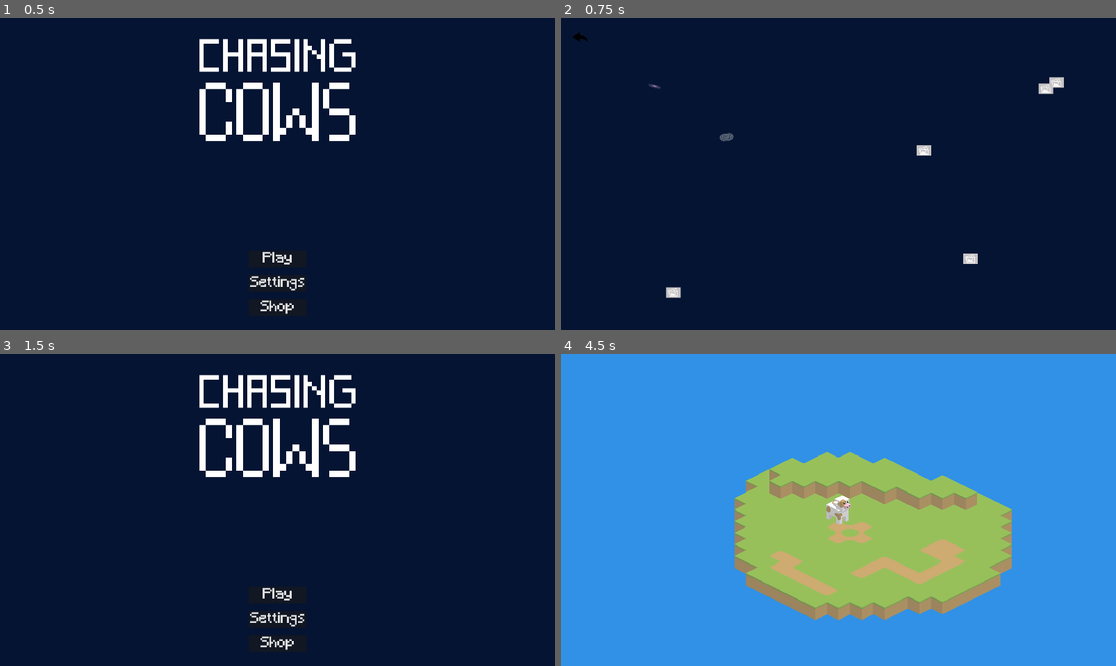
Above: before the commit, frames 1-4 (two rows, left to right).
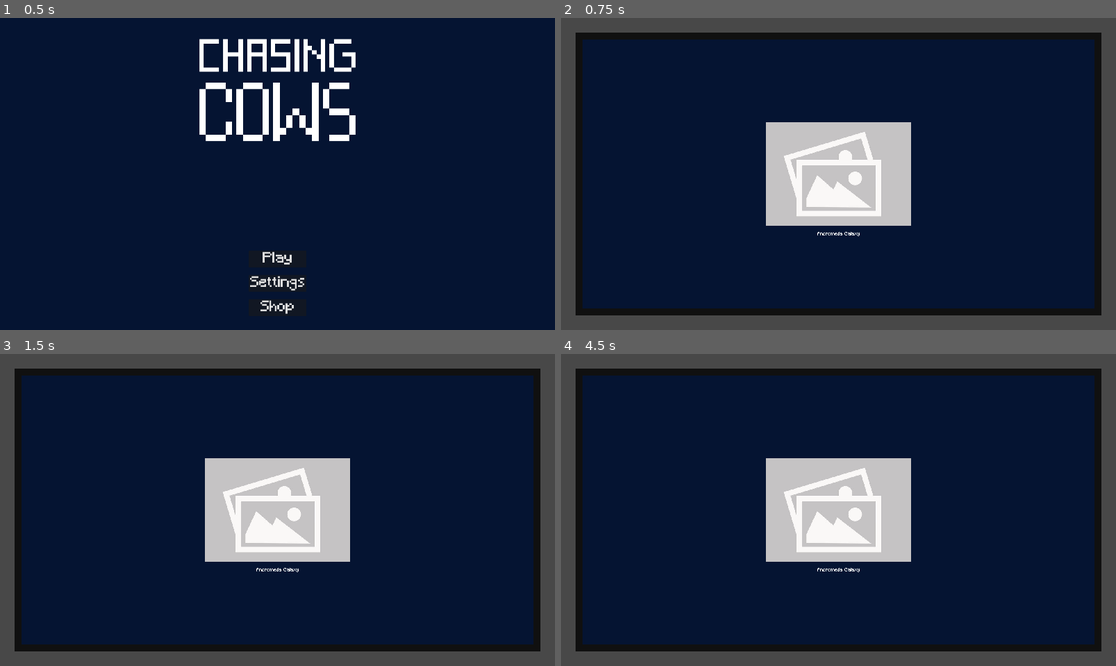
Above: after the commit, the same moments.

Repository: k4444th/ChasingCows
Game: Godot game, scene res://Scenes/main_menu.tscn
Two runs of this game, one before a commit and one after it. Both use one fixed random seed, a clock stepped at 60 frames per second and the inputs below.
Inputs (mouse positions are in pixels of both pictures, inside the frame that each line leads up to; where the layout moved, square brackets give the same spot in the first picture):
- Up to frame 1 (0.5 s): no input
- Up to frame 2 (0.75 s): click "Play" at 0.5 s
- Up to frame 3 (1.5 s): click (16, 372) at 1.27 s
- Up to frame 4 (4.5 s): click (838, 510) at 2.02 s; click (838, 594) at 2.75 s, where only the run before the commit has a clickable "Play"; click (838, 510) [655, 422] at 3.5 s; click (605, 441) at 4.27 s

Frame 1 is identical in both runs. In frame 2, 30% of the frame differs, in the area x 0-100%, y 0-100%; in frame 3, 32%; in frame 4, 100%.

Commit message:
New Galaxy Menu Basics

Diff:
--- a/Scenes/camera.gd
+++ b/Scenes/camera.gd
@@ -1,16 +1,20 @@
 extends Camera2D
 
 var inputDirection := Vector2(0, 0)
+var galaxyIndex = 0
+var galaxyCount = 3
 
-@export var speed: int = 50
+@export var transitionSpeed: float = 1.5
 
 func _process(_delta: float) -> void:
-	getKeyboardInputs()
-	moveCamera()
+	if Input.is_action_just_released("Right") and galaxyIndex < galaxyCount - 1:
+		var newPosition = position + Vector2(1920 * 2, 0)
+		var tween = get_tree().create_tween()
+		tween.tween_property(self, "position", newPosition, transitionSpeed).set_trans(Tween.TRANS_QUAD)
+		galaxyIndex += 1
 
-func getKeyboardInputs():
-	inputDirection.x = Input.get_axis("Left", "Right")
-	inputDirection.y = Input.get_axis("Up", "Down")
-
-func moveCamera():
-	position += inputDirection * speed
+	elif Input.is_action_just_released("Left") and galaxyIndex > 0:
+		var newPosition = position - Vector2(1920 * 2, 0)
+		var tween = get_tree().create_tween()
+		tween.tween_property(self, "position", newPosition, transitionSpeed).set_trans(Tween.TRANS_QUAD)
+		galaxyIndex -= 1
--- /dev/null
+++ b/Scenes/choose_destination.gd
@@ -0,0 +1,11 @@
+extends Node2D
+
+
+func _on_andromeda_button_pressed() -> void:
+	print("Andromeda Galaxy Button Pressed")
+
+func _on_milky_way_button_pressed() -> void:
+	get_tree().change_scene_to_file("res://Scenes/level.tscn")
+
+func _on_some_galaxy_button_pressed() -> void:
+	print("Some Galaxy Button Pressed")
--- /dev/null
+++ b/Scenes/choose_destination.tscn
@@ -0,0 +1,197 @@
+[gd_scene load_steps=5 format=3 uid="uid://dwlwcbtpff7op"]
+
+[ext_resource type="PackedScene" uid="uid://b3d7kglh0ux62" path="res://Scenes/camera.tscn" id="1_b75bk"]
+[ext_resource type="Script" uid="uid://dhtenvsyvyyff" path="res://Scenes/choose_destination.gd" id="1_e68r7"]
+[ext_resource type="Texture2D" uid="uid://c7jpntuat4v6b" path="res://Graphics/General/Placeholder.png" id="1_ur3en"]
+[ext_resource type="FontFile" uid="uid://duag8pn7aovn1" path="res://Fonts/pixelFont.ttf" id="4_e42j6"]
+
+[node name="ChooseDestination" type="Node2D"]
+script = ExtResource("1_e68r7")
+
+[node name="Camera" parent="." instance=ExtResource("1_b75bk")]
+
+[node name="Canvas" type="CanvasLayer" parent="."]
+layer = -2
+
+[node name="Background" type="ColorRect" parent="Canvas"]
+anchors_preset = 15
+anchor_right = 1.0
+anchor_bottom = 1.0
+grow_horizontal = 2
+grow_vertical = 2
+color = Color(0.0196078, 0.0784314, 0.196078, 1)
+
+[node name="Monitor" type="Node" parent="."]
+
+[node name="MonitorInner" type="CanvasLayer" parent="Monitor"]
+layer = 10
+
+[node name="Right" type="ColorRect" parent="Monitor/MonitorInner"]
+custom_minimum_size = Vector2(75, 0)
+anchors_preset = 11
+anchor_left = 1.0
+anchor_right = 1.0
+anchor_bottom = 1.0
+offset_left = -50.0
+grow_horizontal = 0
+grow_vertical = 2
+color = Color(0.0627451, 0.0627451, 0.0627451, 1)
+
+[node name="Left" type="ColorRect" parent="Monitor/MonitorInner"]
+custom_minimum_size = Vector2(75, 0)
+anchors_preset = 9
+anchor_bottom = 1.0
+offset_right = 50.0
+grow_vertical = 2
+color = Color(0.0627451, 0.0627451, 0.0627451, 1)
+
+[node name="Top" type="ColorRect" parent="Monitor/MonitorInner"]
+custom_minimum_size = Vector2(0, 75)
+anchors_preset = 10
+anchor_right = 1.0
+offset_bottom = 50.0
+grow_horizontal = 2
+color = Color(0.0627451, 0.0627451, 0.0627451, 1)
+
+[node name="Bottom" type="ColorRect" parent="Monitor/MonitorInner"]
+custom_minimum_size = Vector2(0, 75)
+anchors_preset = 12
+anchor_top = 1.0
+anchor_right = 1.0
+anchor_bottom = 1.0
+offset_top = -50.0
+grow_horizontal = 2
+grow_vertical = 0
+color = Color(0.0627451, 0.0627451, 0.0627451, 1)
+
+[node name="MonitorOuter" type="CanvasLayer" parent="Monitor"]
+layer = 10
+
+[node name="Right" type="ColorRect" parent="Monitor/MonitorOuter"]
+custom_minimum_size = Vector2(50, 0)
+anchors_preset = 11
+anchor_left = 1.0
+anchor_right = 1.0
+anchor_bottom = 1.0
+offset_left = -50.0
+grow_horizontal = 0
+grow_vertical = 2
+color = Color(0.281187, 0.281187, 0.281187, 1)
+
+[node name="Left" type="ColorRect" parent="Monitor/MonitorOuter"]
+custom_minimum_size = Vector2(50, 0)
+anchors_preset = 9
+anchor_bottom = 1.0
+offset_right = 50.0
+grow_vertical = 2
+color = Color(0.282353, 0.282353, 0.282353, 1)
+
+[node name="Top" type="ColorRect" parent="Monitor/MonitorOuter"]
+custom_minimum_size = Vector2(0, 50)
+anchors_preset = 10
+anchor_right = 1.0
+offset_bottom = 50.0
+grow_horizontal = 2
+color = Color(0.282353, 0.282353, 0.282353, 1)
+
+[node name="Bottom" type="ColorRect" parent="Monitor/MonitorOuter"]
+custom_minimum_size = Vector2(0, 50)
+anchors_preset = 12
+anchor_top = 1.0
+anchor_right = 1.0
+anchor_bottom = 1.0
+offset_top = -50.0
+grow_horizontal = 2
+grow_vertical = 0
+color = Color(0.282353, 0.282353, 0.282353, 1)
+
+[node name="AndromedaButton" type="TextureButton" parent="."]
+anchors_preset = 8
+anchor_left = 0.5
+anchor_top = 0.5
+anchor_right = 0.5
+anchor_bottom = 0.5
+offset_left = -252.0
+offset_top = -180.0
+offset_right = 252.0
+offset_bottom = 180.0
+grow_horizontal = 2
+grow_vertical = 2
+texture_normal = ExtResource("1_ur3en")
+
+[node name="MilkyWayButton" type="TextureButton" parent="."]
+anchors_preset = 8
+anchor_left = 0.5
+anchor_top = 0.5
+anchor_right = 0.5
+anchor_bottom = 0.5
+offset_left = 3588.0
+offset_top = -180.0
+offset_right = 4092.0
+offset_bottom = 180.0
+grow_horizontal = 2
+grow_vertical = 2
+texture_normal = ExtResource("1_ur3en")
+
+[node name="SomeGalaxyButton" type="TextureButton" parent="."]
+anchors_preset = 8
+anchor_left = 0.5
+anchor_top = 0.5
+anchor_right = 0.5
+anchor_bottom = 0.5
+offset_left = 7428.0
+offset_top = -180.0
+offset_right = 7932.0
+offset_bottom = 180.0
+grow_horizontal = 2
+grow_vertical = 2
+texture_normal = ExtResource("1_ur3en")
+
+[node name="Label" type="Label" parent="."]
+anchors_preset = 8
+anchor_left = 0.5
+anchor_top = 0.5
+anchor_right = 0.5
+anchor_bottom = 0.5
+offset_left = -74.5
+offset_top = 200.0
+offset_right = 74.5
+offset_bottom = 223.0
+grow_horizontal = 2
+grow_vertical = 2
+theme_override_fonts/font = ExtResource("4_e42j6")
+text = "Andromeda Galaxy"
+
+[node name="Label2" type="Label" parent="."]
+anchors_preset = 8
+anchor_left = 0.5
+anchor_top = 0.5
+anchor_right = 0.5
+anchor_bottom = 0.5
+offset_left = 3765.5
+offset_top = 200.0
+offset_right = 3914.5
+offset_bottom = 223.0
+grow_horizontal = 2
+grow_vertical = 2
+theme_override_fonts/font = ExtResource("4_e42j6")
+text = "Milkyway"
+
+[node name="Label3" type="Label" parent="."]
+anchors_preset = 8
+anchor_left = 0.5
+anchor_top = 0.5
+anchor_right = 0.5
+anchor_bottom = 0.5
+offset_left = 7605.5
+offset_top = 200.0
+offset_right = 7754.5
+offset_bottom = 223.0
+grow_horizontal = 2
+grow_vertical = 2
+theme_override_fonts/font = ExtResource("4_e42j6")
+text = "Some Galaxy"
+
+[connection signal="pressed" from="AndromedaButton" to="." method="_on_andromeda_button_pressed"]
+[connection signal="pressed" from="MilkyWayButton" to="." method="_on_milky_way_button_pressed"]
+[connection signal="pressed" from="SomeGalaxyButton" to="." method="_on_some_galaxy_button_pressed"]
--- a/Scenes/main_menu.gd
+++ b/Scenes/main_menu.gd
@@ -1,4 +1,4 @@
 extends Node2D
 
 func _on_play_button_pressed() -> void:
-	get_tree().change_scene_to_file("res://Scenes/galaxy_menu.tscn")
+	get_tree().change_scene_to_file("res://Scenes/choose_destination.tscn")
Not shown, added: Scenes/choose_destination.gd.uid
